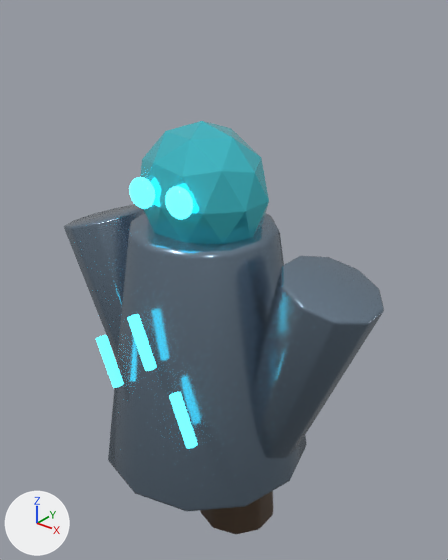
Two versions of the glTF model public/models/enemies/elemental_v8.glb, one commit apart.
Rendered twice from a 50 mm camera at (2.31, -2.69, 2.26) aimed at (0.07, 0.12, 0.52). Arrows for +X, +Y and +Z are at lower left; the lights stay in place. The older version comes first. Where no turn or scale is listed for an object, it has been applied to the vertices.

In view in the first picture: 'EYE_EMISSIVE.002', 'EYE_EMISSIVE.004', 'EYE_EMISSIVE.005', 'MAGMA_ARM_PRIMARY', 'MAGMA_ARM_PRIMARY.001', 'MAGMA_CRACK_EMISSIVE', 'MAGMA_CRACK_EMISSIVE.001', 'MAGMA_CRACK_EMISSIVE.002', 'MAGMA_HEAD_ACCENT', 'MAGMA_LEG_SECONDARY.001', 'MAGMA_TORSO_PRIMARY' and 3 more.
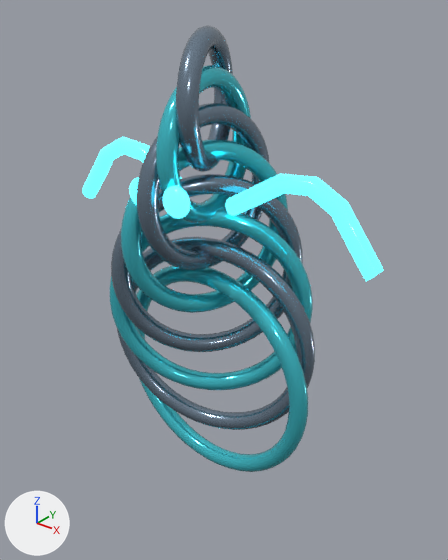
The newer file is also turned or shifted as a whole; pictures and numbers use the older file's frame.

Boxes (x1, y1, x2, y2) around the edits, measured in the pictures (448 x 560 px):
'MAGMA_TORSO_PRIMARY', deleted
    before: (108, 213, 307, 511)
'MAGMA_ARM_PRIMARY.001', deleted
    before: (254, 256, 384, 458)
'MAGMA_HEAD_ACCENT', deleted (cyan)
    before: (140, 121, 269, 244)
'WIND_RING_ACCENT', added (cyan)
    after: (136, 266, 308, 472)
'WIND_RING_PRIMARY', added
    after: (117, 237, 315, 430)
'WIND_RING_ACCENT.001', added (cyan)
    after: (110, 208, 313, 390)
'WIND_RING_PRIMARY.001', added
    after: (111, 174, 303, 352)
'MAGMA_ARM_PRIMARY', deleted
    before: (64, 204, 144, 360)
'WIND_RING_ACCENT.002', added (cyan)
    after: (121, 139, 288, 313)
'WIND_RING_PRIMARY.002', added
    after: (136, 103, 270, 270)
'WIND_RING_PRIMARY.003', added
    after: (176, 25, 233, 172)
'WIND_ARM_EMISSIVE.001', added (cyan)
    after: (225, 174, 384, 281)
'WIND_RING_ACCENT.003', added (cyan)
    after: (156, 65, 251, 223)
'MAGMA_LEG_SECONDARY.001', deleted (brown)
    before: (200, 491, 273, 534)
'WIND_ARM_EMISSIVE', added (cyan)
    after: (82, 137, 182, 198)
'MAGMA_CRACK_EMISSIVE.001', deleted (cyan)
    before: (127, 314, 157, 371)
'MAGMA_CRACK_EMISSIVE.002', deleted (cyan)
    before: (169, 392, 198, 449)
'MAGMA_CRACK_EMISSIVE', deleted (cyan)
    before: (96, 335, 124, 388)
'EYE_EMISSIVE.005', deleted
    before: (165, 186, 193, 219)
'EYE_EMISSIVE.002', deleted
    before: (130, 177, 155, 208)
'EYE_EMISSIVE.004', deleted
    before: (130, 178, 155, 209)

Diff of the bpy script that builds the scene:
```diff
--- a/public/models/enemies/elemental_v8.glb.py
+++ b/public/models/enemies/elemental_v8.glb.py
@@ ob_magma_torso_primary @@
-ob_magma_torso_primary = bpy.data.objects.new('MAGMA_TORSO_PRIMARY', me_cone_148)
@@ ob_magma_head_accent @@
-ob_magma_head_accent = bpy.data.objects.new('MAGMA_HEAD_ACCENT', me_icosphere_136)
@@ ob_magma_arm_primary @@
-ob_magma_arm_primary = bpy.data.objects.new('MAGMA_ARM_PRIMARY', me_cone_149)
@@ ob_magma_arm_primary_001 @@
-ob_magma_arm_primary_001 = bpy.data.objects.new('MAGMA_ARM_PRIMARY.001', me_cone_151)
@@ ob_magma_leg_secondary_001 @@
-ob_magma_leg_secondary_001 = bpy.data.objects.new('MAGMA_LEG_SECONDARY.001', me_cone_152)
@@ ob_magma_crack_emissive @@
-ob_magma_crack_emissive = bpy.data.objects.new('MAGMA_CRACK_EMISSIVE', me_magma_crack)
@@ ob_magma_crack_emissive_001 @@
-ob_magma_crack_emissive_001 = bpy.data.objects.new('MAGMA_CRACK_EMISSIVE.001', me_magma_crack_001)
@@ ob_eye_emissive_002 @@
-ob_eye_emissive_002 = bpy.data.objects.new('EYE_EMISSIVE.002', me_sphere_447)
@@ ob_magma_crack_emissive_002 @@
-ob_magma_crack_emissive_002 = bpy.data.objects.new('MAGMA_CRACK_EMISSIVE.002', me_magma_crack_002)
@@ ob_eye_emissive_004 @@
-ob_eye_emissive_004 = bpy.data.objects.new('EYE_EMISSIVE.004', me_sphere_449)
@@ ob_eye_emissive_005 @@
-ob_eye_emissive_005 = bpy.data.objects.new('EYE_EMISSIVE.005', me_sphere_450)
@@ ob_wind_arm_emissive_001 @@
+ob_wind_arm_emissive_001 = bpy.data.objects.new('WIND_ARM_EMISSIVE.001', me_wind_arm_001)  # 84 vertices, 144 faces; spans x 0.158..1.159, y -0.055..0.055, z 0.141..0.634; in mat_deep_emissive (cyan #307c8b, glowing cyan #50edff)
+ob_wind_arm_emissive_001.location = (-0.01, 0.06, 0.7)
@@ ob_wind_arm_emissive @@
+ob_wind_arm_emissive = bpy.data.objects.new('WIND_ARM_EMISSIVE', me_wind_arm)  # 84 vertices, 144 faces; spans x -1.159..-0.158, y -0.055..0.055, z 0.141..0.634; in mat_deep_emissive (cyan #307c8b, glowing cyan #50edff)
+ob_wind_arm_emissive.location = (-0.01, 0.06, 0.7)
@@ ob_wind_ring_primary_003 @@
+ob_wind_ring_primary_003 = bpy.data.objects.new('WIND_RING_PRIMARY.003', me_torus_335)  # 576 vertices, 1152 faces; spans x -0.187..0.187, y -0.369..0.369, z -0.395..0.395; in mat_deep_primary (greyish blue #8497aa)
+ob_wind_ring_primary_003.location = (-0.01, 0.06, 1.64)
@@ ob_wind_ring_accent_003 @@
+ob_wind_ring_accent_003 = bpy.data.objects.new('WIND_RING_ACCENT.003', me_torus_334)  # 576 vertices, 1152 faces; spans x -0.102..0.102, y -0.447..0.447, z -0.45..0.45; in mat_deep_accent (cyan #50ddeb)
+ob_wind_ring_accent_003.location = (-0.01, 0.06, 1.38)
@@ ob_wind_ring_primary_002 @@
+ob_wind_ring_primary_002 = bpy.data.objects.new('WIND_RING_PRIMARY.002', me_torus_333)  # 576 vertices, 1152 faces; spans x -0.135..0.135, y -0.498..0.498, z -0.505..0.505; in mat_deep_primary (greyish blue #8497aa)
+ob_wind_ring_primary_002.location = (-0.01, 0.06, 1.12)
@@ ob_wind_ring_accent_002 @@
+ob_wind_ring_accent_002 = bpy.data.objects.new('WIND_RING_ACCENT.002', me_torus_332)  # 576 vertices, 1152 faces; spans x -0.278..0.278, y -0.51..0.51, z -0.56..0.56; in mat_deep_accent (cyan #50ddeb)
+ob_wind_ring_accent_002.location = (-0.01, 0.06, 0.86)
@@ ob_wind_ring_primary_001 @@
+ob_wind_ring_primary_001 = bpy.data.objects.new('WIND_RING_PRIMARY.001', me_torus_331)  # 576 vertices, 1152 faces; spans x -0.429..0.429, y -0.472..0.472, z -0.615..0.615; in mat_deep_primary (greyish blue #8497aa)
+ob_wind_ring_primary_001.location = (-0.01, 0.06, 0.6)
@@ ob_wind_ring_accent_001 @@
+ob_wind_ring_accent_001 = bpy.data.objects.new('WIND_RING_ACCENT.001', me_torus_330)  # 576 vertices, 1152 faces; spans x -0.577..0.577, y -0.384..0.384, z -0.67..0.67; in mat_deep_accent (cyan #50ddeb)
+ob_wind_ring_accent_001.location = (-0.01, 0.06, 0.34)
@@ ob_wind_ring_primary @@
+ob_wind_ring_primary = bpy.data.objects.new('WIND_RING_PRIMARY', me_torus_329)  # 576 vertices, 1152 faces; spans x -0.697..0.697, y -0.242..0.242, z -0.725..0.725; in mat_deep_primary (greyish blue #8497aa)
+ob_wind_ring_primary.location = (-0.01, 0.06, 0.08)
@@ ob_wind_ring_accent @@
+ob_wind_ring_accent = bpy.data.objects.new('WIND_RING_ACCENT', me_torus_328)  # a torus around y (ring radius 0.72, tube radius 0.06) spanning x -0.78..0.78, y -0.06..0.06, z -0.78..0.78; in mat_deep_accent (cyan #50ddeb)
+ob_wind_ring_accent.location = (-0.01, 0.06, -0.18)
```
